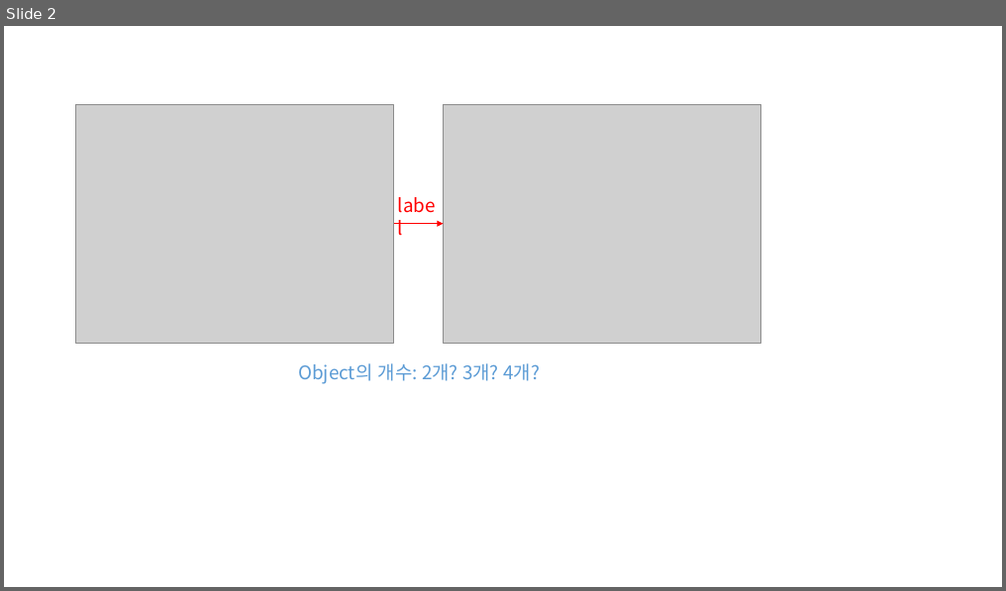
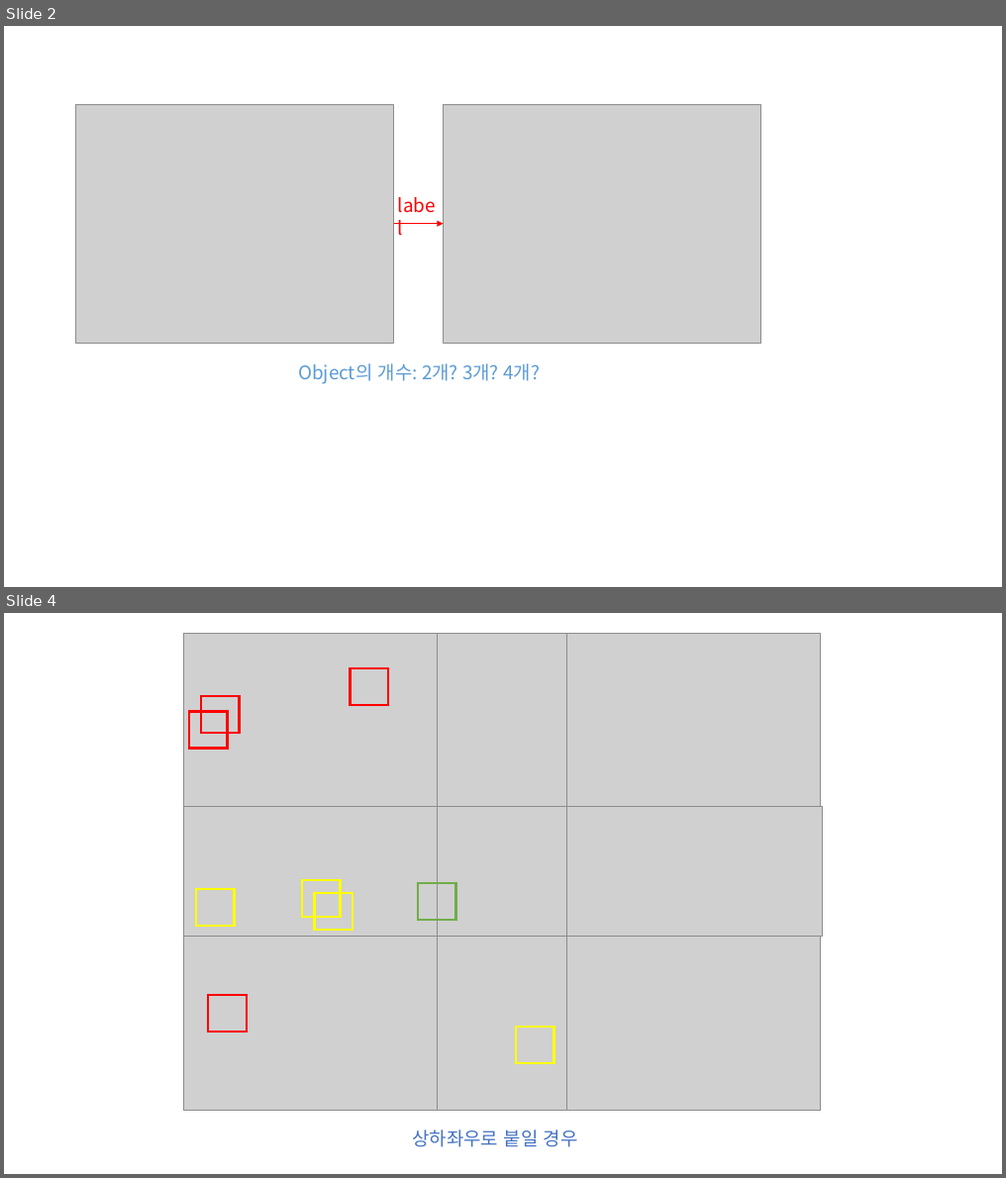
Before and after one commit to Sxbxn/Capstone, a slide deck: Development_log/Assets/photos.pptx. Shown one above the other, each under a label of ours: slide 2 before the commit, slides 2 and 4 after it; the slides between them are not shown. The pictures are 1006x591 and 1006x1178 pixels, drawn with LibreOffice and Linux fonts; fonts in the diff are those of the drawing; grey boxes stand for pictures. Boxes give left, top, right and bottom in pixels: in the first picture for what was removed or moved away, otherwise in the second. Text is boxed around its words. In the diff, an @@ line names an element or a change of style, - is before the commit and + after.

```diff
--- a/Development_log/Assets/photos.pptx
+++ b/Development_log/Assets/photos.pptx
@@ slide 4 added at bbox=[4, 613, 1002, 1174], background #FFFFFF @@
@@ group added at bbox=[183, 633, 823, 1148]: 9 pictures, 9 rectangles, 1 text @@
+상하좌우로 붙일 경우
```
Also in this commit, not shown: 1 other slide added, 15 other files.
